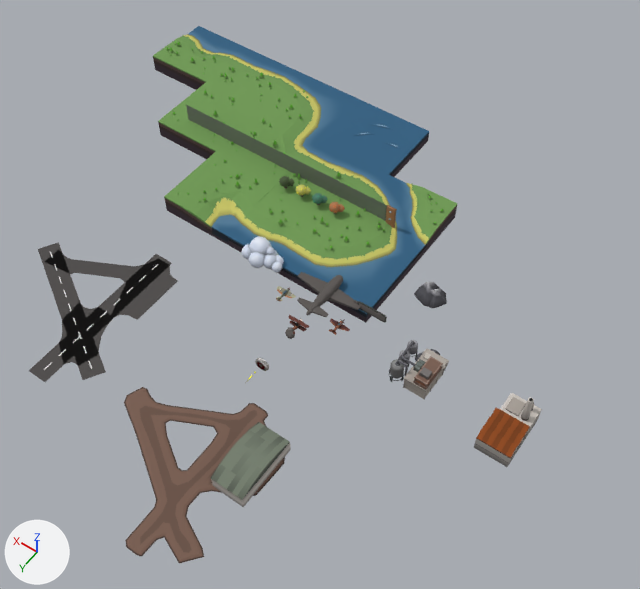
The glTF model assets/meshes.glb, before and after one commit.
Both versions are drawn from a camera (50 mm lens) standing at (-28.3, 41.2, 63.1) and looking at (0.4, 1.0, -0.1). The lights are fixed; the arrows at lower left show +X, +Y and +Z. Where no turn or scale is listed for an object, it has been applied to the vertices. Vertices at the same position are counted once.

The first picture shows 'Plane', 'Plane.001', 'airfield-mud-1', 'ct-gwwg-1.001', 'ct-gwwg-1.002', 'hangar-1', 'leaftree-1.001', 'leaftree-1.002', 'leaftree-1.003', 't-gggg-1.001', 't-ggwg-1', 't-ggwg-1.001', 't-gwgw-1', 't-gwwg-1', 't-gwwg-1.001', 't-gwww-1', 't-gwww-2', 't-wwww-1'.
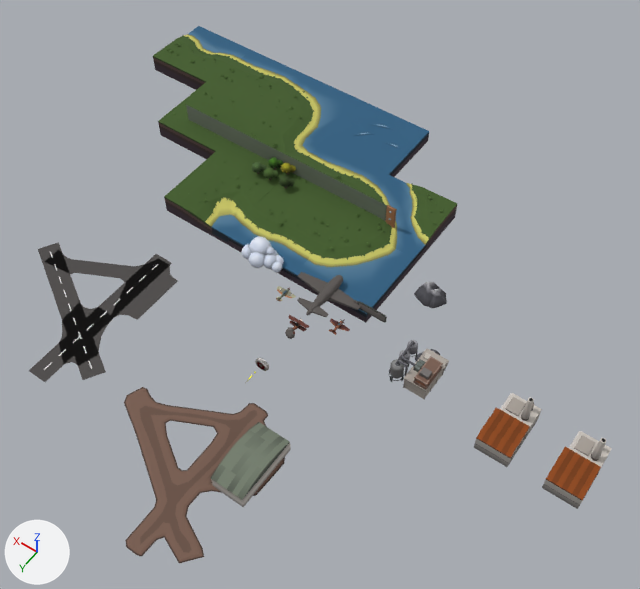
Location of each change, (x1, y1, x2, y2) in pixels of the pictures (640 x 589 px):
'factory-1.001', added
    after: (542, 431, 612, 509)
'leaftree-1.003', deleted
    before: (329, 202, 345, 214)
'leaftree-1.002', deleted
    before: (312, 193, 328, 205)
'leaftree-1.001', deleted
    before: (296, 184, 311, 197)
'leaftree-1.004', added
    after: (263, 168, 278, 180)
'leaftree-1.006', added
    after: (281, 162, 296, 175)
'leaftree-1.007', added
    after: (268, 157, 283, 170)
'leaftree-1.005', added
    after: (251, 162, 266, 174)
part 1 of me_t_gggg_1, surface changed
    both: (158, 82, 264, 152)
part 2 of me_t_gwwg_1, surface changed
    both: (207, 60, 373, 217)
part 3 of me_t_ggwg_1, surface changed
    both: (217, 110, 307, 183)
part 4 of me_t_gwww_1, surface changed
    both: (264, 86, 315, 131)
part 5 of me_t_gwww_2, surface changed
    both: (311, 218, 390, 260)
part 6 of me_t_gwgw_1, surface changed
    both: (344, 183, 458, 245)
part 7 of me_t_ggwg_1_001, surface changed
    both: (164, 151, 278, 228)
part 8 of me_t_gwwg_1_002, surface changed
    both: (244, 183, 344, 253)
part 9 of me_t_gwwg_1_003, surface changed
    both: (153, 35, 235, 83)

The change, as a list of edits to the scene's bpy script:
```text
Change me_t_gggg_1:
    remove me_t_gggg_1.from_pydata(...)  # 95 vertices, 96 faces; spans x -4.0..4.0, y -4.0..4.0, z -2.0..0.75
    add me_t_gggg_1.from_pydata(...)  # 95 vertices, 96 faces; spans x -4.0..4.0, y -4.0..4.0, z -2.0..0.26
    me_t_gggg_1 part 1: texture (UV) coordinates of 70 of 96 faces, centred in x -4.0..4.0, y -4.0..4.0, z -0.13..0.25, changed; they spanned u 0.32..0.34, v 0.95..0.98 and now span u 0.38..0.39, v 0.98..0.98
Change me_t_gwwg_1:
    remove me_t_gwwg_1.from_pydata(...)  # 215 vertices, 272 faces; spans x -4.14..4.18, y -4.0..4.0, z -2.0..0.75
    add me_t_gwwg_1.from_pydata(...)  # 215 vertices, 272 faces; spans x -4.14..4.18, y -4.0..4.0, z -2.0..0.26
    me_t_gwwg_1 part 2: texture (UV) coordinates of 116 of 272 faces, centred in x -4.01..4.03, y -1.53..4.0, z -0.55..0.25, changed; they spanned u 0.32..0.34, v 0.94..0.98 and now span u 0.38..0.39, v 0.98..0.98
Change me_t_ggwg_1:
    remove me_t_ggwg_1.from_pydata(...)  # 202 vertices, 275 faces; spans x -4.0..4.0, y -4.0..4.0, z -2.0..0.75
    add me_t_ggwg_1.from_pydata(...)  # 202 vertices, 275 faces; spans x -4.0..4.0, y -4.0..4.0, z -2.0..0.26
    me_t_ggwg_1 part 3: texture (UV) coordinates of 131 of 275 faces, centred in x -4.0..4.0, y -4.0..4.0, z -0.63..0.25, changed; they spanned u 0.32..0.34, v 0.94..0.98 and now span u 0.38..0.39, v 0.98..0.98
Change me_t_gwww_1:
    remove me_t_gwww_1.from_pydata(...)  # 165 vertices, 199 faces; spans x -4.0..4.07, y -4.0..4.14, z -2.0..0.67
    add me_t_gwww_1.from_pydata(...)  # 165 vertices, 199 faces; spans x -4.0..4.07, y -4.0..4.14, z -2.0..0.24
    me_t_gwww_1 part 4: texture (UV) coordinates of 90 of 199 faces, centred in x -1.76..4.0, y -1.62..4.0, z -0.66..0.17, changed; they spanned u 0.32..0.34, v 0.94..0.98 and now span u 0.38..0.39, v 0.98..0.98
Change me_t_gwww_2:
    remove me_t_gwww_2.from_pydata(...)  # 150 vertices, 188 faces; spans x -4.0..4.05, y -4.13..4.0, z -2.0..0.67
    add me_t_gwww_2.from_pydata(...)  # 150 vertices, 188 faces; spans x -4.0..4.05, y -4.13..4.0, z -2.0..0.24
    me_t_gwww_2 part 5: texture (UV) coordinates of 79 of 188 faces, centred in x -1.62..4.0, y -4.0..1.76, z -0.66..0.17, changed; they spanned u 0.32..0.34, v 0.94..0.98 and now span u 0.38..0.39, v 0.98..0.98
Change me_t_gwgw_1:
    remove me_t_gwgw_1.from_pydata(...)  # 291 vertices, 353 faces; spans x -4.04..4.07, y -4.1..4.07, z -2.0..0.75
    add me_t_gwgw_1.from_pydata(...)  # 291 vertices, 353 faces; spans x -4.04..4.07, y -4.1..4.07, z -2.0..0.26
    me_t_gwgw_1 part 6: texture (UV) coordinates of 162 of 353 faces, centred in x -4.0..4.0, y -4.0..4.0, z -0.67..0.25, changed; they spanned u 0.32..0.34, v 0.94..0.98 and now span u 0.38..0.39, v 0.98..0.98
Change me_t_ggwg_1_001:
    remove me_t_ggwg_1_001.from_pydata(...)  # 223 vertices, 287 faces; spans x -4.0..4.0, y -4.0..4.0, z -2.0..0.75
    add me_t_ggwg_1_001.from_pydata(...)  # 223 vertices, 287 faces; spans x -4.0..4.0, y -4.0..4.0, z -2.0..0.26
    me_t_ggwg_1_001 part 7: texture (UV) coordinates of 139 of 287 faces, centred in x -4.0..4.0, y -4.0..4.0, z -0.63..0.25, changed; they spanned u 0.32..0.34, v 0.94..0.98 and now span u 0.38..0.39, v 0.98..0.98
Change me_t_gwwg_1_002:
    remove me_t_gwwg_1_002.from_pydata(...)  # 231 vertices, 292 faces; spans x -4.15..4.07, y -4.0..4.0, z -2.0..0.75
    add me_t_gwwg_1_002.from_pydata(...)  # 231 vertices, 292 faces; spans x -4.15..4.07, y -4.0..4.0, z -2.0..0.26
    me_t_gwwg_1_002 part 8: texture (UV) coordinates of 130 of 292 faces, centred in x -4.0..4.0, y -4.0..1.51, z -0.55..0.25, changed; they spanned u 0.32..0.34, v 0.94..0.98 and now span u 0.38..0.39, v 0.98..0.98
Change me_t_gwwg_1_003:
    remove me_t_gwwg_1_003.from_pydata(...)  # 243 vertices, 303 faces; spans x -4.01..4.1, y -4.0..4.0, z -2.0..0.75
    add me_t_gwwg_1_003.from_pydata(...)  # 243 vertices, 303 faces; spans x -4.01..4.1, y -4.0..4.0, z -2.0..0.26
    me_t_gwwg_1_003 part 9: texture (UV) coordinates of 136 of 303 faces, centred in x -4.0..4.0, y -1.49..4.0, z -0.55..0.25, changed; they spanned u 0.32..0.34, v 0.94..0.98 and now span u 0.38..0.38, v 0.98..0.98
Remove ob_leaftree_1_001:
    ob_leaftree_1_001 = bpy.data.objects.new('leaftree-1.001', me_leaftree_2)
Remove ob_leaftree_1_002:
    ob_leaftree_1_002 = bpy.data.objects.new('leaftree-1.002', me_leaftree_3)
Remove ob_leaftree_1_003:
    ob_leaftree_1_003 = bpy.data.objects.new('leaftree-1.003', me_leaftree_2_001)
Add ob_leaftree_1_007:
    ob_leaftree_1_007 = bpy.data.objects.new('leaftree-1.007', me_leaftree_1_004)  # 354 vertices, 313 faces; spans x -0.84..0.57, y -0.68..0.74, z -0.08..1.42; in mat_material (picture img_palette)
    ob_leaftree_1_007.location = (13.5, -9.5, 0.0)
Add ob_leaftree_1_006:
    ob_leaftree_1_006 = bpy.data.objects.new('leaftree-1.006', me_leaftree_1_003)  # 354 vertices, 313 faces; spans x -0.84..0.57, y -0.68..0.74, z -0.08..1.42; in mat_material (picture img_palette)
    ob_leaftree_1_006.location = (12.0, -9.6, 0.0)
Add ob_leaftree_1_005:
    ob_leaftree_1_005 = bpy.data.objects.new('leaftree-1.005', me_leaftree_1_002)  # 354 vertices, 313 faces; spans x -0.84..0.57, y -0.68..0.74, z -0.08..1.42; in mat_material (picture img_palette)
    ob_leaftree_1_005.location = (14.5, -8.0, 0.0)
Add ob_leaftree_1_004:
    ob_leaftree_1_004 = bpy.data.objects.new('leaftree-1.004', me_leaftree_1_001)  # 354 vertices, 313 faces; spans x -0.84..0.57, y -0.68..0.74, z -0.08..1.42; in mat_material (picture img_palette)
    ob_leaftree_1_004.location = (13.0, -8.0, 0.0)
Add ob_factory_1_001:
    ob_factory_1_001 = bpy.data.objects.new('factory-1.001', me_cube_004.copy())  # the mesh of ob_factory_1
    ob_factory_1_001.location = (-26.0, 4.0, 0.0)
```
